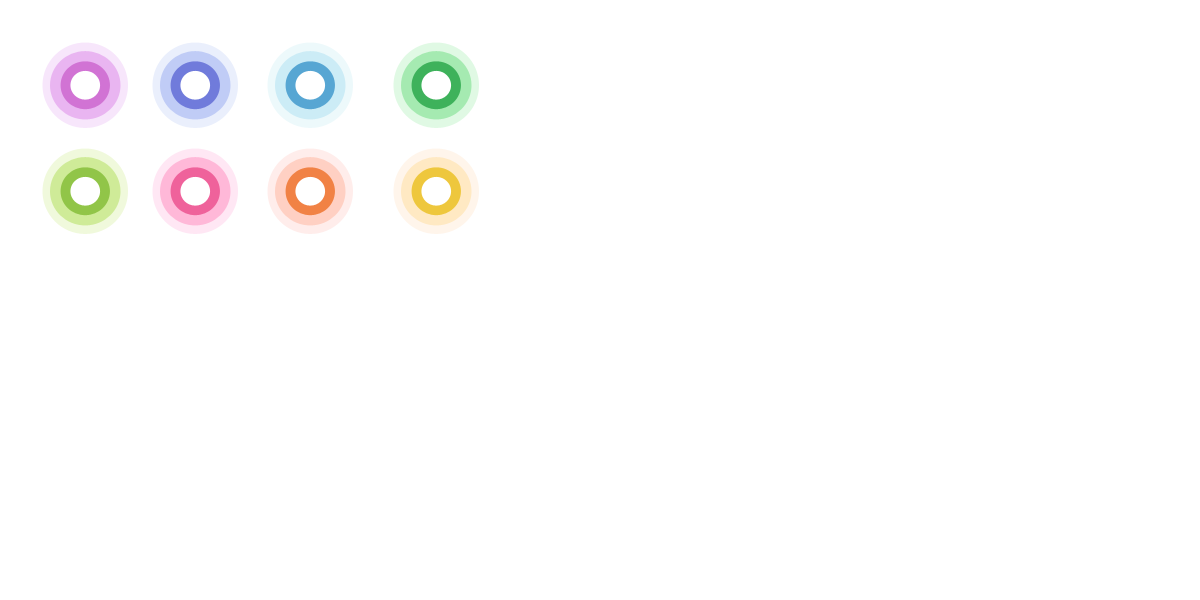
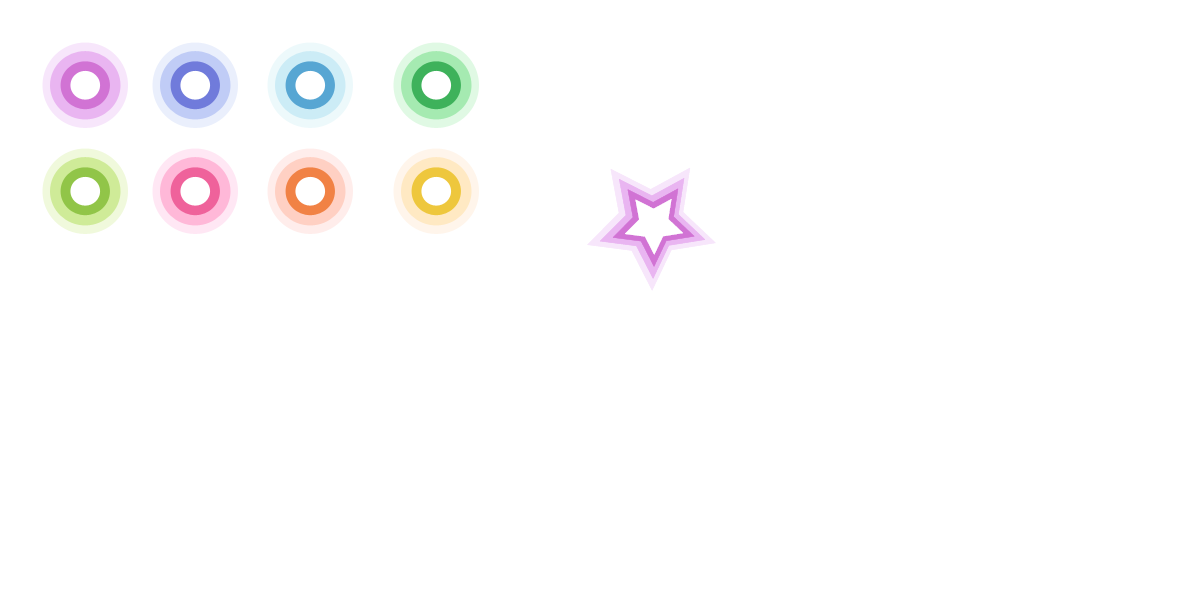
The second 1200px x 600px image is a revision of the first. Changes to its layers:
added group "Group 2" with 4 layers above "stars" over [587, 168, 716, 291]
added layer "Vector Smart Object copy 7" in group "Group 2" over [625, 199, 683, 255]
added layer "Vector Smart Object copy 8" in group "Group 2" over [612, 188, 695, 267]
added layer "Vector Smart Object copy 9" in group "Group 2" over [599, 178, 706, 279]
added layer "Vector Smart Object copy 6" in group "Group 2" over [587, 168, 716, 291]
added group "stars" with 40 layers above "circle" over [587, 168, 716, 291]
